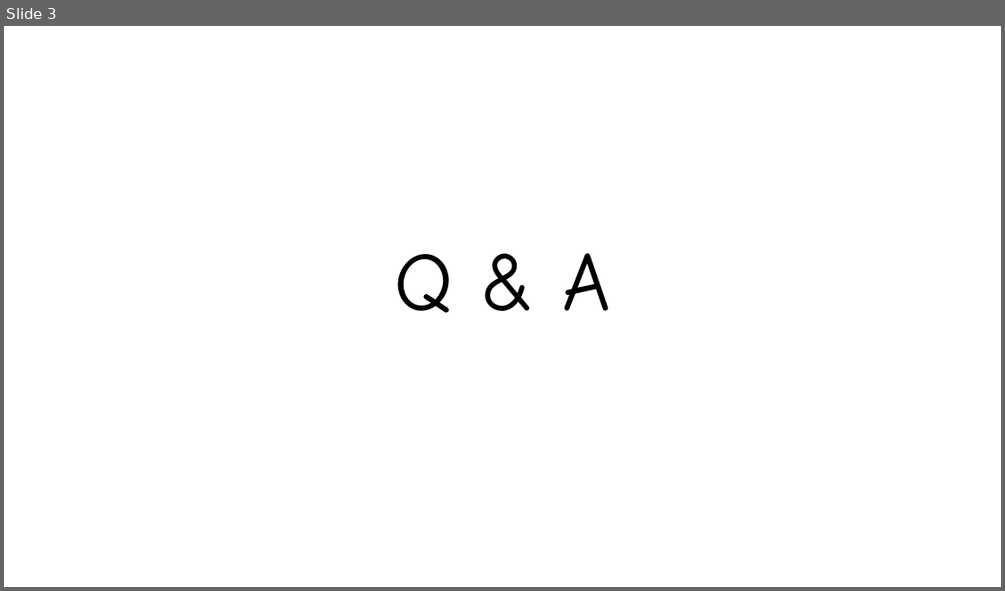
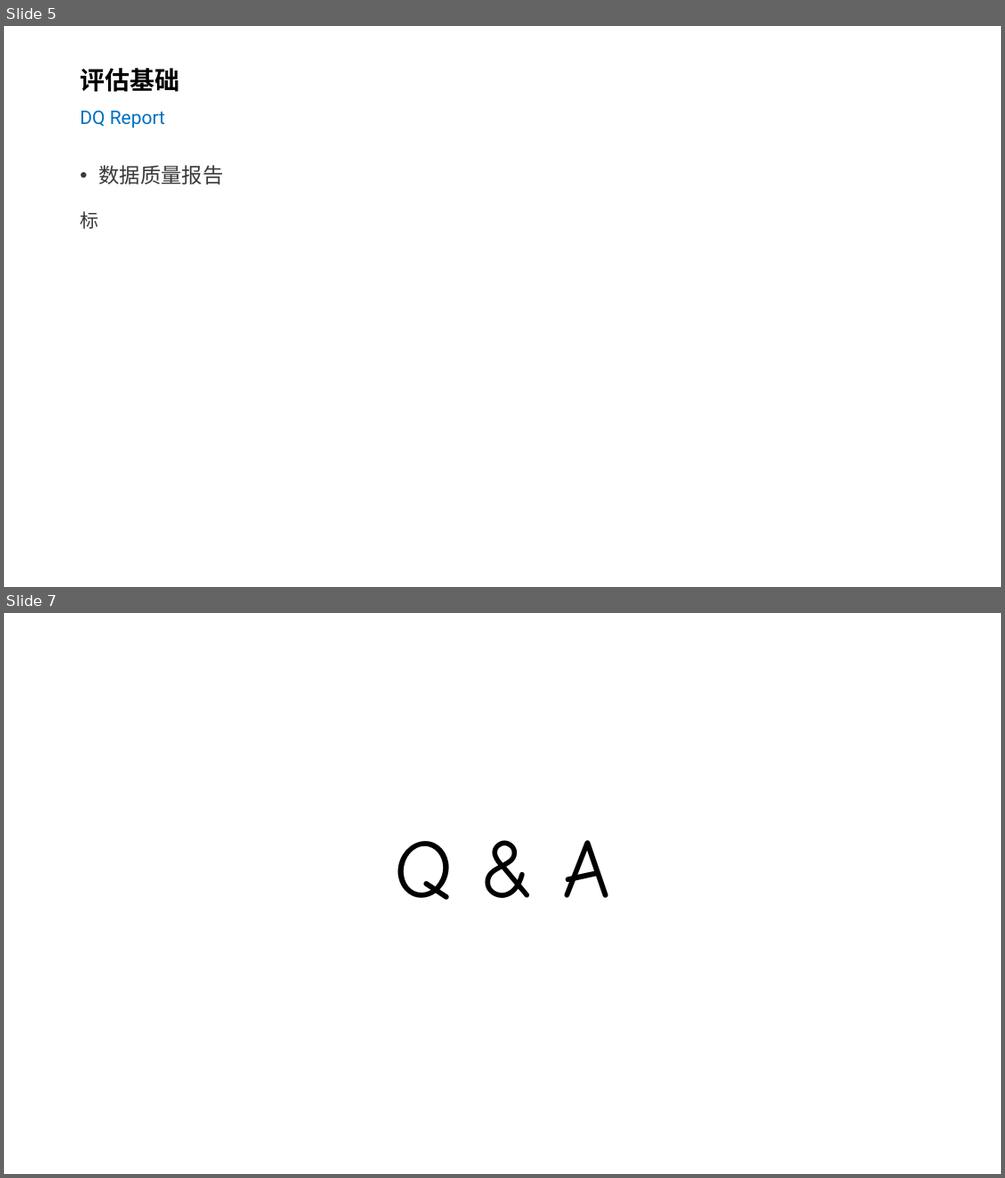
Before and after one commit to silentbalanceyh/cda-exam, a slide deck: ppt/08.模型评估.pptx. Shown one above the other, each under a label of ours: slide 3 before the commit, slides 5 and 7 after it; the slides between them are not shown. The pictures are 1005x591 and 1005x1178 pixels, drawn with LibreOffice and Linux fonts; fonts in the diff are those of the drawing; background and template pictures are left out. Boxes give left, top, right and bottom in pixels: in the first picture for what was removed or moved away, otherwise in the second. Text is boxed around its words. In the diff, an @@ line names an element or a change of style, - is before the commit and + after.

```diff
--- a/ppt/08.模型评估.pptx
+++ b/ppt/08.模型评估.pptx
@@ slide 5 added at <box>4,26,1001,587</box>, background #FFFFFF @@
@@ title added at <box>80,68,179,128</box>, 18 pt, text #0070C0 @@
+评估基础
+DQ Report
@@ text added at <box>80,165,223,229</box>, 20 pt, text #3B3838 @@
+• 数据质量报告
+标
@@ what was slide 3 is now slide 7 @@
```
Also in this commit, not shown: 2 slides changed, 3 other slides added, 23 other files.
